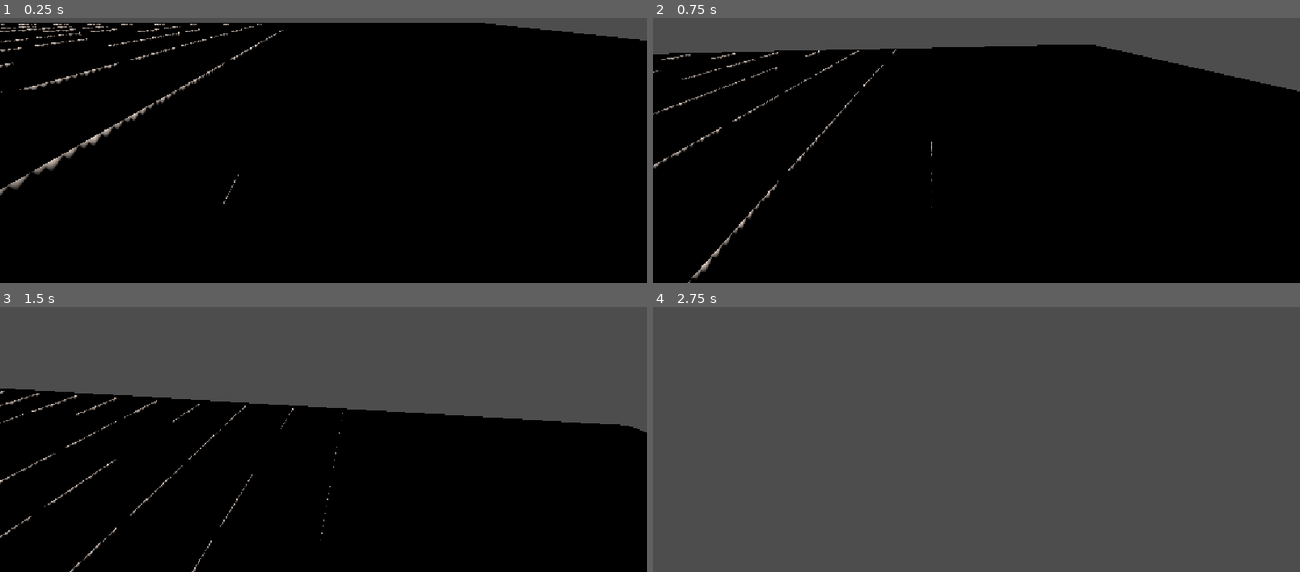
Above: before the commit, frames 1-4 (two rows, left to right).
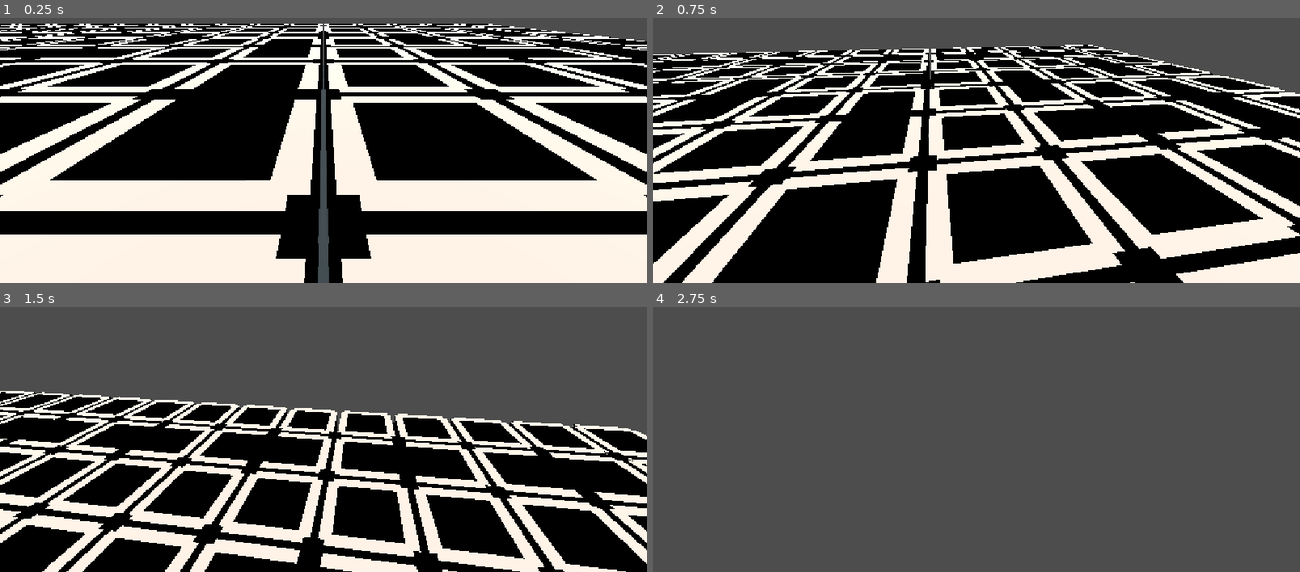
Above: after the commit, the same moments.

Repository: idtest1gg-arch/maze
Game: Godot game, scene res://Main.tscn
Same seed, same stepped clock (60 frames per second), same inputs: the game is played once before the commit and once after it.
Inputs (mouse positions are in pixels of both pictures, inside the frame that each line leads up to):
- Up to frame 1 (0.25 s): no input
- Up to frame 2 (0.75 s): tap Enter at 0.5 s; move the mouse to (1008, 100) at 0.52 s; hold W from 0.53 s (still down); hold E from 0.53 s (still down); click (1008, 100) at 0.67 s
- Up to frame 3 (1.5 s): keep holding W; move the mouse to (291, 391) at 1.27 s; release E at 1.28 s; tap Q at 1.35 s
- Up to frame 4 (2.75 s): keep holding W; move the mouse to (989, 383) at 2.02 s; hold Shift from 2.03 s (still down)

The runs differ from the first frame. In frame 1, 47% of the frame differs, in the area x 0-100%, y 1-100%; in frame 2, 32%; in frame 3, 23%; in frame 4, nothing differs.

Commit message:
Apply the corrected maze generation logic and downward-oriented sunlight so the scene behaves like a real 3D maze with visible passageways.

Diff:
--- a/maze/Main.tscn
+++ b/maze/Main.tscn
@@ -10,6 +10,7 @@
 cell_size = 2.0
 wall_height = 2.5
 wall_thickness = 0.25
+wall_margin = 0.2
 
 [node name="Camera3D" type="Camera3D" parent="."]
 transform = Transform3D(1, 0, 0, 0, 0.866025, 0.5, 0, -0.5, 0.866025, 0, 3.5, 7)
@@ -20,6 +21,6 @@
 sprint_speed = 18.0
 
 [node name="DirectionalLight3D" type="DirectionalLight3D" parent="."]
-transform = Transform3D(0.866025, -0.5, 0, 0.5, 0.866025, 0, 0, 0, 1, 0, 10, 0)
-light_energy = 1.5
+rotation_degrees = Vector3(270, 0, 0)
+light_energy = 1.8
 shadow_enabled = true
--- a/maze/MazeGenerator.gd
+++ b/maze/MazeGenerator.gd
@@ -5,6 +5,7 @@
 @export var cell_size: float = 2.0
 @export var wall_height: float = 2.5
 @export var wall_thickness: float = 0.25
+@export var wall_margin: float = 0.2
 @export var wall_color: Color = Color(0.78, 0.72, 0.68)
 @export var floor_color: Color = Color(0.14, 0.18, 0.2)
 
@@ -79,6 +80,7 @@
         stack.push_back(next_cell)
 
     add_floor()
+
     for y in range(maze_height):
         for x in range(maze_width):
             var cell: Dictionary = grid[y][x]
@@ -90,26 +92,26 @@
 
             if cell["walls"]["N"]:
                 add_wall(
-                    cell_center + Vector3(0.0, wall_height / 2.0, -cell_size / 2.0),
-                    Vector3(cell_size, wall_height, wall_thickness),
+                    cell_center + Vector3(0.0, wall_height / 2.0, -cell_size / 2.0 + wall_margin),
+                    Vector3(cell_size - wall_margin * 2.0, wall_height, wall_thickness),
                     "N_%d_%d" % [x, y]
                 )
             if cell["walls"]["E"]:
                 add_wall(
-                    cell_center + Vector3(cell_size / 2.0, wall_height / 2.0, 0.0),
-                    Vector3(wall_thickness, wall_height, cell_size),
+                    cell_center + Vector3(cell_size / 2.0 - wall_margin, wall_height / 2.0, 0.0),
+                    Vector3(wall_thickness, wall_height, cell_size - wall_margin * 2.0),
                     "E_%d_%d" % [x, y]
                 )
             if cell["walls"]["S"]:
                 add_wall(
-                    cell_center + Vector3(0.0, wall_height / 2.0, cell_size / 2.0),
-                    Vector3(cell_size, wall_height, wall_thickness),
+                    cell_center + Vector3(0.0, wall_height / 2.0, cell_size / 2.0 - wall_margin),
+                    Vector3(cell_size - wall_margin * 2.0, wall_height, wall_thickness),
                     "S_%d_%d" % [x, y]
                 )
             if cell["walls"]["W"]:
                 add_wall(
-                    cell_center + Vector3(-cell_size / 2.0, wall_height / 2.0, 0.0),
-                    Vector3(wall_thickness, wall_height, cell_size),
+                    cell_center + Vector3(-cell_size / 2.0 + wall_margin, wall_height / 2.0, 0.0),
+                    Vector3(wall_thickness, wall_height, cell_size - wall_margin * 2.0),
                     "W_%d_%d" % [x, y]
                 )
 
